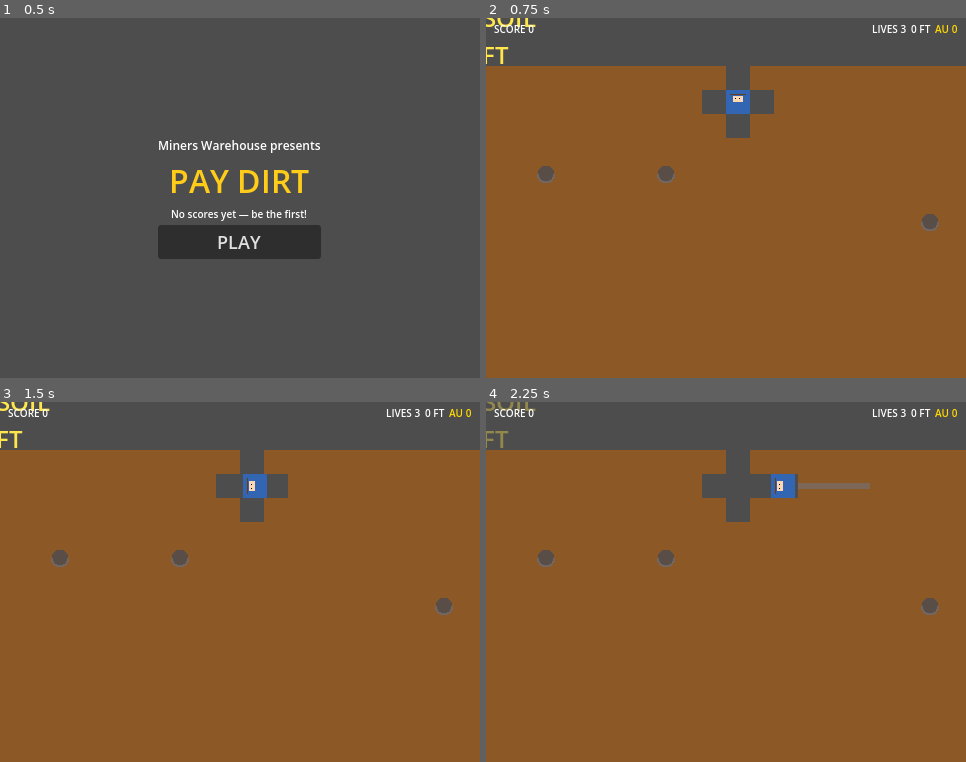
Above: before the commit, frames 1-4 (two rows, left to right).
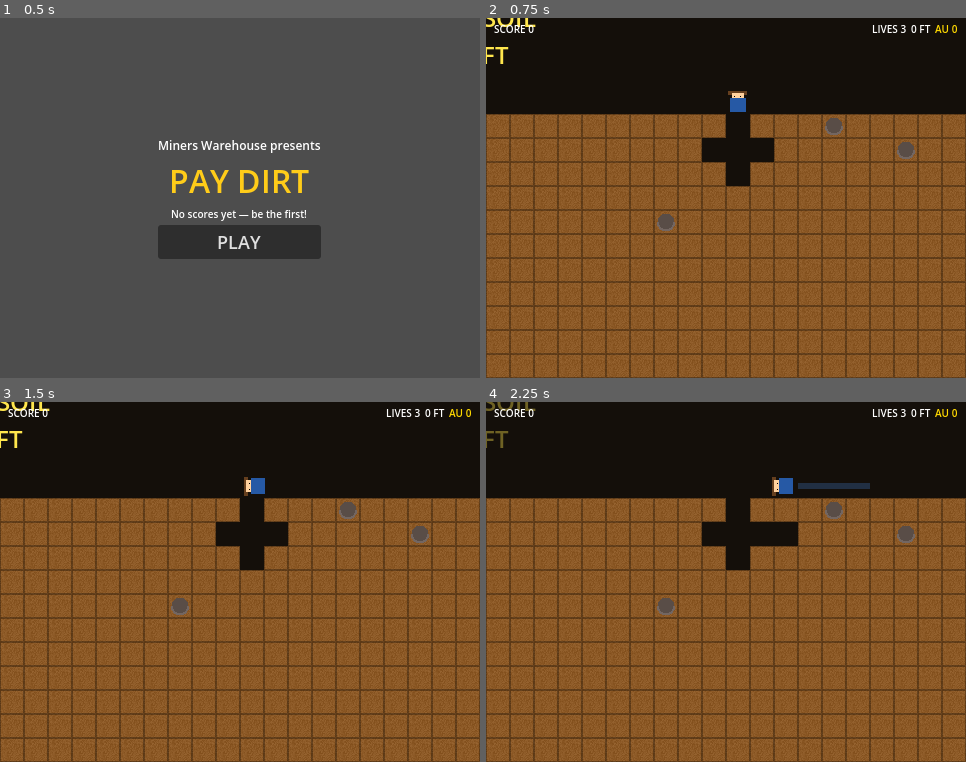
Above: after the commit, the same moments.

Repository: ddepaola/paydirt
Game: Godot game, scene res://scenes/main/main.tscn
Two runs of this game, one before a commit and one after it. Both use one fixed random seed, a clock stepped at 60 frames per second and the inputs below.
Inputs:
- Up to frame 1 (0.5 s): no input
- Up to frame 2 (0.75 s): click "PLAY" at 0.5 s
- Up to frame 3 (1.5 s): tap Enter at 1.25 s; hold D (move_right) from 1.28 s (still down); hold Space (fire) from 1.28 s (still down)
- Up to frame 4 (2.25 s): release D (move_right) at 2.03 s; release Space (fire) at 2.03 s; hold S (move_down) from 2.03 s (still down); tap Space (fire) at 2.1 s

Frame 1 is identical in both runs. In frame 2, 40% of the frame differs, in the area x 0-100%, y 0-100%; in frame 3, 40%; in frame 4, 41%.

Commit message:
fix: resolve hang-after-1-move, improve visuals
- Fix scoping bug in player sprite creation (head_c variable)
- Add dark background ColorRect behind game
- Add 1px borders and noise to earth tiles for grid visibility
- Improve player sprite: proper head/hat/body layering
- Restore critter/boulder/pickup spawning
- Remove debug prints and test code
- Re-export web build

Diff:
--- a/scenes/game/game.gd
+++ b/scenes/game/game.gd
@@ -3,21 +3,27 @@
 
 extends Node2D
 
-# Script paths (loaded at runtime, no parse-order issues)
+# Script paths
 const SCRIPT_LEVEL = "res://scripts/systems/level.gd"
 const SCRIPT_PLAYER = "res://scripts/entities/player.gd"
 const SCRIPT_PACKRAT = "res://scripts/entities/pack_rat.gd"
 const SCRIPT_TOMMYKNOCKER = "res://scripts/entities/tommyknocker.gd"
 const SCRIPT_BOULDER = "res://scripts/entities/boulder.gd"
 
-var current_level                        # Level ref (untyped)
-var player                               # Player ref (untyped)
-var _balance                             # Balance ref (untyped)
+var current_level
+var player
+var _balance
 var _grid_offset: Vector2i = Vector2i(0, 2)
 
 
 func _ready() -> void:
 	_balance = _load_balance()
+	# Add a dark background so the game doesn't look broken
+	var bg: ColorRect = ColorRect.new()
+	bg.color = Color(0.08, 0.06, 0.04)
+	bg.size = Vector2(480, 360)
+	add_child(bg)
+	move_child(bg, 0)
 
 
 func _load_balance():
@@ -31,6 +37,7 @@
 
 
 func start_level(lvl_idx: int) -> void:
+	print("[Game] start_level %d" % lvl_idx)
 	if current_level:
 		current_level.queue_free()
 
@@ -38,7 +45,7 @@
 	var level = LevelClass.new()
 	level.name = "Level"
 
-	# Build all children BEFORE adding to tree (so _ready() finds them)
+	# Build children BEFORE adding to tree
 	_create_earth_tilemap(level)
 
 	var entities: Node2D = Node2D.new()
@@ -51,7 +58,6 @@
 	level.add_child(fx)
 	level.fx_node = fx
 
-	# Now add to tree — _ready() will find EarthTileMap, Entities, FX
 	add_child(level)
 	current_level = level
 
@@ -69,35 +75,55 @@
 	_spawn_boulders(level, cfg)
 	_spawn_pickups(level, cfg)
 	_show_level_intro(lvl_idx, cfg)
+	print("[Game] Level %d ready" % (lvl_idx + 1))
 
 
 func _create_earth_tilemap(level) -> void:
 	var tm: TileMapLayer = TileMapLayer.new()
 	tm.name = "EarthTileMap"
+	# Offset the tilemap to match grid offset
+	tm.position = Vector2(0, _grid_offset.y * _balance.TILE_SIZE)
 
 	var ts: TileSet = TileSet.new()
 	ts.tile_size = Vector2i(_balance.TILE_SIZE, _balance.TILE_SIZE)
 
-	var img: Image = Image.create_empty(_balance.TILE_SIZE * 5, _balance.TILE_SIZE, false, Image.FORMAT_RGBA8)
+	# Create a single atlas image with 5 colored tiles in a row
+	var tw: int = _balance.TILE_SIZE
+	var img: Image = Image.create_empty(tw * 5, tw, false, Image.FORMAT_RGBA8)
+
+	# Tile colors: topsoil, clay, gravel, bedrock, tunnel
 	var colors: Array[Color] = [
-		Color(0.55, 0.35, 0.15), Color(0.65, 0.50, 0.25),
-		Color(0.40, 0.40, 0.45), Color(0.12, 0.10, 0.08),
-		Color(0.05, 0.05, 0.08),
+		Color(0.55, 0.35, 0.15),  # warm brown
+		Color(0.65, 0.50, 0.25),  # tan/ochre
+		Color(0.40, 0.42, 0.45),  # cool grey
+		Color(0.15, 0.12, 0.10),  # near-black
+		Color(0.04, 0.04, 0.06),  # dark tunnel
 	]
+
 	for col_i: int in 5:
 		var c: Color = colors[col_i]
-		for px: int in _balance.TILE_SIZE:
-			for py: int in _balance.TILE_SIZE:
-				img.set_pixel(col_i * _balance.TILE_SIZE + px, py, c)
+		for px: int in tw:
+			for py: int in tw:
+				# Add subtle noise to each tile for visual interest
+				var nc: Color = c
+				var noise: float = randf_range(-0.04, 0.04)
+				nc.r = clamp(nc.r + noise, 0.0, 1.0)
+				nc.g = clamp(nc.g + noise, 0.0, 1.0)
+				nc.b = clamp(nc.b + noise, 0.0, 1.0)
+				# Draw a 1px border on the tile edges for grid visibility
+				if px == 0 or px == tw - 1 or py == 0 or py == tw - 1:
+					nc = Color(nc.r * 0.7, nc.g * 0.7, nc.b * 0.7)
+				img.set_pixel(col_i * tw + px, py, nc)
 
 	var tex: ImageTexture = ImageTexture.create_from_image(img)
 	var atlas: TileSetAtlasSource = TileSetAtlasSource.new()
 	atlas.texture = tex
-	atlas.texture_region_size = Vector2i(_balance.TILE_SIZE, _balance.TILE_SIZE)
+	atlas.texture_region_size = Vector2i(tw, tw)
+
 	for col_i: int in 5:
 		atlas.create_tile(Vector2i(col_i, 0))
+
 	ts.add_source(atlas)
-
 	tm.tile_set = ts
 	level.add_child(tm)
 	level.earth_tilemap = tm
@@ -109,108 +135,140 @@
 	p.name = "Player"
 
 	var start_cell: Vector2i = Vector2i(_balance.GRID_COLS / 2, _grid_offset.y + 1)
-	p.global_position = Vector2((start_cell.x + 0.5) * _balance.TILE_SIZE, (start_cell.y + 0.5) * _balance.TILE_SIZE)
+	p.global_position = Vector2((start_cell.x + 0.5) * _balance.TILE_SIZE,
+		(start_cell.y + 0.5) * _balance.TILE_SIZE)
 	p.level_ref = level
 
+	# Simple but visible player sprite
 	var sprite: Sprite2D = Sprite2D.new()
 	sprite.name = "Sprite"
 	var simg: Image = Image.create(_balance.TILE_SIZE, _balance.TILE_SIZE, false, Image.FORMAT_RGBA8)
-	simg.fill(Color(0.2, 0.4, 0.7))
-	for xx: int in range(4, 20): simg.set_pixel(xx, 4, Color(0.4, 0.25, 0.1))
-	for yy: int in range(6, 12):
-		for xx: int in range(7, 17): simg.set_pixel(xx, yy, Color(1.0, 0.85, 0.7))
-	simg.set_pixel(9, 8, Color.BLACK); simg.set_pixel(13, 8, Color.BLACK)
+	# Body (blue overalls)
+	for yy: int in range(8, 22):
+		for xx: int in range(4, 20):
+			simg.set_pixel(xx, yy, Color(0.15, 0.35, 0.65))
+	# Head (skin)
+	var head_c: Color = Color(1.0, 0.82, 0.62)
+	for yy: int in range(3, 10):
+		for xx: int in range(6, 18):
+			var px: Color = simg.get_pixel(xx, yy)
+			if px.a == 0 or px == Color(0.15, 0.35, 0.65):
+				simg.set_pixel(xx, yy, head_c)
+	# Hat (brown)
+	for yy: int in range(1, 5):
+		for xx: int in range(2, 21):
+			if simg.get_pixel(xx, yy) == head_c or simg.get_pixel(xx, yy).a == 0:
+				simg.set_pixel(xx, yy, Color(0.4, 0.25, 0.12))
+	# Eyes
+	simg.set_pixel(8, 6, Color.BLACK)
+	simg.set_pixel(14, 6, Color.BLACK)
 	sprite.texture = ImageTexture.create_from_image(simg)
 	p.add_child(sprite)
 
+	# Collision
 	var shape: CollisionShape2D = CollisionShape2D.new()
 	var rect: RectangleShape2D = RectangleShape2D.new()
-	rect.size = Vector2(_balance.TILE_SIZE * 0.8, _balance.TILE_SIZE * 0.8)
+	rect.size = Vector2(_balance.TILE_SIZE * 0.75, _balance.TILE_SIZE * 0.75)
 	shape.shape = rect
 	p.add_child(shape)
 
+	# Dig timer
 	var timer: Timer = Timer.new()
-	timer.name = "DigTimer"; timer.one_shot = true
+	timer.name = "DigTimer"
+	timer.one_shot = true
 	p.add_child(timer)
 	p.dig_timer = timer
 
 	level.entities_node.add_child(p)
 	level.register_player(p)
 	player = p
+	print("[Game] Player spawned at %s" % str(start_cell))
 
 
 func _spawn_critters(level, cfg) -> void:
-	var critter_count: int = cfg.critter_count
-	var tk_count: int = cfg.tommyknocker_count()
+	var cc: int = cfg.critter_count
+	var tk: int = cfg.tommyknocker_count()
 	var tunnel_cells: Array = level._get_all_tunnel_cells()
+	if tunnel_cells.size() < 2:
+		return
 	tunnel_cells.shuffle()
 
 	var player_cell: Vector2i = level.cell_at(player.global_position)
-	var spawned: int = 0; var idx: int = 0
-
+	var spawned: int = 0
+	var idx: int = 0
 	var PRClass = load(SCRIPT_PACKRAT)
 	var TKClass = load(SCRIPT_TOMMYKNOCKER)
 
-	while spawned < critter_count and idx < tunnel_cells.size():
+	while spawned < cc and idx < tunnel_cells.size():
 		var cell: Vector2i = tunnel_cells[idx]; idx += 1
-		if cell.distance_squared_to(player_cell) < 9: continue
+		if cell.distance_squared_to(player_cell) < 16:
+			continue
 
 		var critter
-		if spawned < tk_count:
+		if spawned < tk:
 			critter = TKClass.new()
-			critter.name = "Tommyknocker_%d" % spawned
+			critter.name = "TK_%d" % spawned
 		else:
 			critter = PRClass.new()
-			critter.name = "PackRat_%d" % spawned
-
-		critter.global_position = Vector2((cell.x + 0.5) * _balance.TILE_SIZE, (cell.y + 0.5) * _balance.TILE_SIZE)
+			critter.name = "PR_%d" % spawned
+
+		critter.global_position = Vector2((cell.x + 0.5) * _balance.TILE_SIZE,
+			(cell.y + 0.5) * _balance.TILE_SIZE)
 		critter.level_ref = level
 		critter.player_ref = player
 		level.entities_node.add_child(critter)
 		level.register_critter(critter, cell)
 		spawned += 1
+	print("[Game] %d critters spawned" % spawned)
 
 
 func _spawn_boulders(level, cfg) -> void:
 	var count: int = cfg.boulder_count
-	var cols: Array = range(1, _balance.GRID_COLS - 1); cols.shuffle()
-
+	var cols: Array = range(2, _balance.GRID_COLS - 2)
+	cols.shuffle()
 	var BClass = load(SCRIPT_BOULDER)
-	var i: int = 0
+	var placed: int = 0
 	for col in cols:
-		if i >= count: break
-		var row: int = _grid_offset.y + randi_range(1, _balance.GRID_ROWS / 2)
+		if placed >= count:
+			break
+		var row: int = _grid_offset.y + randi_range(2, _balance.GRID_ROWS / 2)
 		var cell: Vector2i = Vector2i(col, row)
 		var below: Vector2i = cell + Vector2i.DOWN
-		if not level.is_in_bounds(below) or level.is_tunnel(below): continue
-
+		if not level.is_in_bounds(below) or level.is_tunnel(below):
+			continue
 		var b = BClass.new()
-		b.name = "Boulder_%d" % i
-		b.level_ref = level; b.my_cell = cell
-		b.global_position = Vector2((cell.x + 0.5) * _balance.TILE_SIZE, (cell.y + 0.5) * _balance.TILE_SIZE)
+		b.name = "B_%d" % placed
+		b.level_ref = level
+		b.my_cell = cell
+		b.global_position = Vector2((cell.x + 0.5) * _balance.TILE_SIZE,
+			(cell.y + 0.5) * _balance.TILE_SIZE)
 		level.entities_node.add_child(b)
 		level.register_boulder(b, cell)
-		i += 1
+		placed += 1
+	print("[Game] %d boulders placed" % placed)
 
 
 func _spawn_pickups(level, cfg) -> void:
 	var density: float = cfg.nugget_density
 	var layer_val: int = cfg.layer as int
+	var placed: int = 0
 	for x: int in _balance.GRID_COLS:
 		for y: int in range(_grid_offset.y, _grid_offset.y + _balance.GRID_ROWS):
 			var cell: Vector2i = Vector2i(x, y)
 			if level.is_solid(cell) and randf() < density:
 				var is_gem: bool = (layer_val >= 2) and randf() < 0.3
 				level._pickups[cell] = "gem" if is_gem else "nugget"
+				placed += 1
 	if cfg.has_mother_lode:
-		var lode_cell: Vector2i = Vector2i(_balance.GRID_COLS / 2, _grid_offset.y + _balance.GRID_ROWS - 2)
-		level._pickups[lode_cell] = "mother_lode"
+		var lc: Vector2i = Vector2i(_balance.GRID_COLS / 2, _grid_offset.y + _balance.GRID_ROWS - 3)
+		level._pickups[lc] = "mother_lode"
+	print("[Game] %d pickups scattered" % placed)
 
 
 func _show_level_intro(lvl_idx: int, cfg) -> void:
-	var layer_names: Array[String] = ["TOPSOIL", "CLAY", "GRAVEL", "BEDROCK"]
+	var names: Array[String] = ["TOPSOIL", "CLAY", "GRAVEL", "BEDROCK"]
 	var label: Label = Label.new()
-	label.text = "LEVEL %d\n%s\n%d FT" % [lvl_idx + 1, layer_names[cfg.layer], GameState.depth]
+	label.text = "LEVEL %d\n%s\n%d FT" % [lvl_idx + 1, names[cfg.layer], GameState.depth]
 	label.horizontal_alignment = HORIZONTAL_ALIGNMENT_CENTER
 	label.vertical_alignment = VERTICAL_ALIGNMENT_CENTER
 	label.add_theme_font_size_override("font_size", 24)
@@ -240,12 +298,17 @@
 		label.queue_free()
 		GameState.next_level()
 		var mn = get_parent()
-		if mn.has_method("_start_game"): mn._start_game()
+		if mn and mn.has_method("_start_game"):
+			mn._start_game()
 	)
 
 
 func _on_player_died() -> void:
-	if GameState.lives <= 0: return
-	player.queue_free(); player = null
+	if GameState.lives <= 0:
+		return
+	if player:
+		player.queue_free()
+	player = null
 	await get_tree().create_timer(0.5).timeout
-	if current_level: _spawn_player(current_level)
+	if current_level:
+		_spawn_player(current_level)
--- a/scenes/main/main.gd
+++ b/scenes/main/main.gd
@@ -1,6 +1,5 @@
 # Main.gd — Top-level scene router.
 # Manages Title → Game → GameOver flow.
-# Holds references to all major sub-scenes.
 
 extends Node
 
@@ -11,19 +10,15 @@
 
 
 func _ready() -> void:
-	# Cache node references
 	title_screen = $TitleScreen
 	game_screen = $Game
 	game_over_screen = $GameOverScreen
 	hud = $HUD
 
-	# Connect signals
 	GameState.game_over.connect(_on_game_over)
 	title_screen.play_pressed.connect(_start_game)
 	game_over_screen.restart_pressed.connect(_start_game)
 
-	# Start at title
-	print("[Main] _ready")
 	_show_title()
 
 
@@ -49,7 +44,3 @@
 	hud.visible = true
 	game_over_screen.visible = true
 	game_over_screen.show_results(GameState.score, GameState.depth)
-
-
-func _on_game_over_restart() -> void:
-	_start_game()
--- a/scripts/entities/player.gd
+++ b/scripts/entities/player.gd
@@ -33,7 +33,7 @@
 
 func _ready() -> void:
 	_balance = GameState.get_balance()
-	_move_speed = _balance.PLAYER_MOVE_SPEED * _balance.TILE_SIZE  # px/sec
+	_move_speed = _balance.PLAYER_MOVE_SPEED * _balance.TILE_SIZE
 	_dig_time = _balance.PLAYER_DIG_TIME
 	_blast_range = _balance.BLAST_RANGE
 
